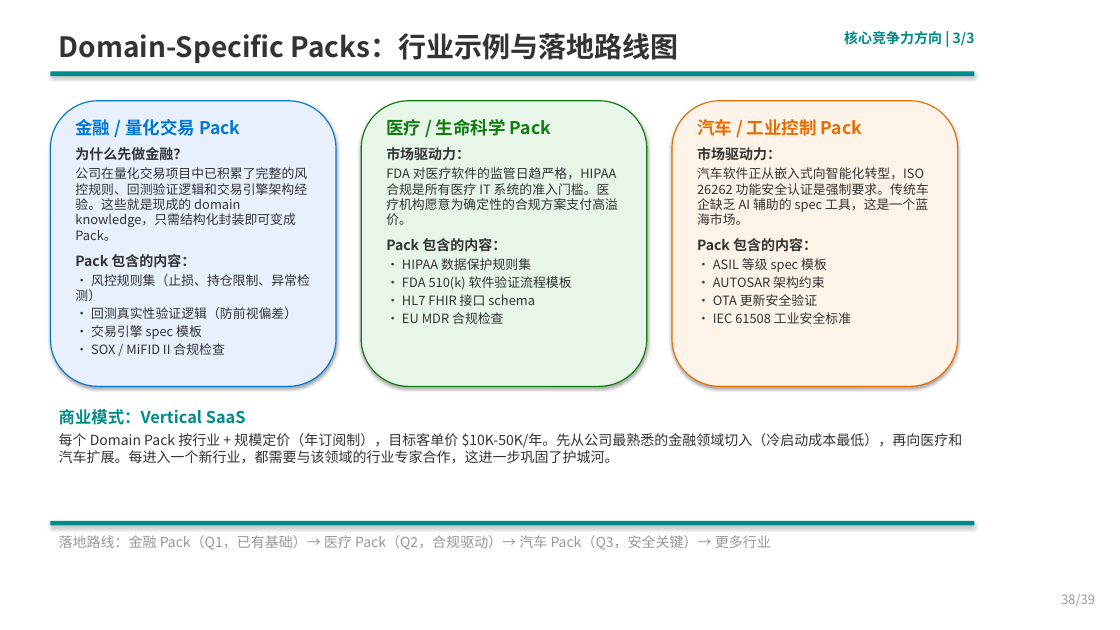
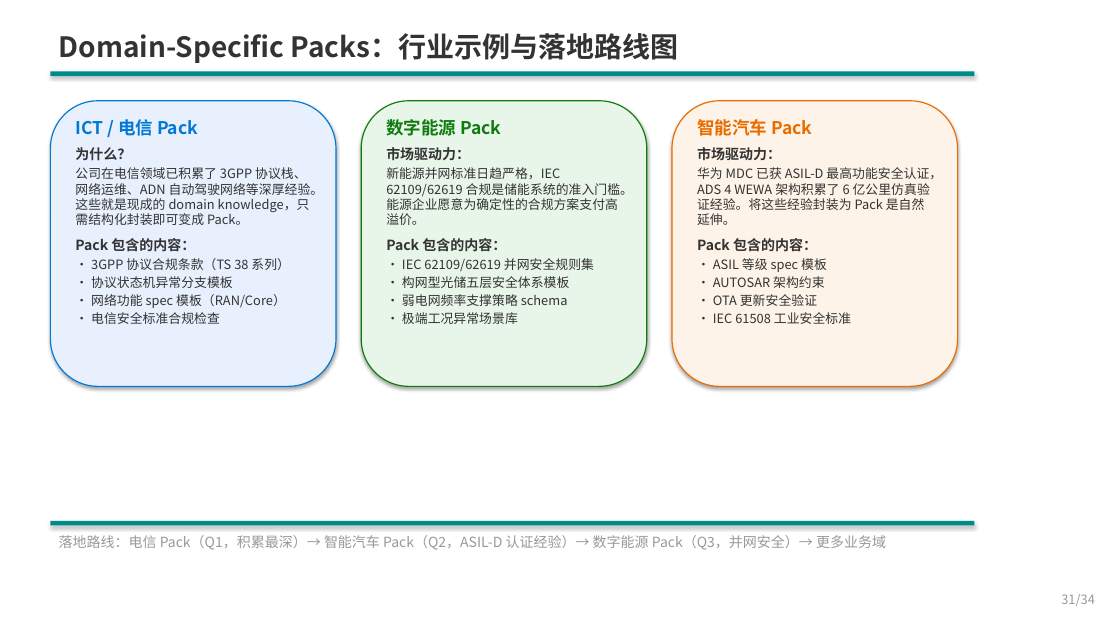
Before and after one commit to ZhifeiDou/OpenSpec_Modify, a slide deck: slide 36 of OpenSpec_技术研究汇报.pptx (slide 34 before the commit). Drawn at 1120x630 pixels with LibreOffice and Linux fonts; fonts in the diff are those of the drawing. Boxes give left, top, right and bottom in pixels: in the first picture for what was removed or moved away, otherwise in the second. Text is boxed around its words. In the diff, an @@ line names an element or a change of style, - is before the commit and + after.

```diff
--- a/OpenSpec_技术研究汇报.pptx
+++ b/OpenSpec_技术研究汇报.pptx
@@ text removed at [844,31,975,46] @@
-核心竞争力方向 | 3/3
@@ text at [75,119,323,225]: text changed @@
-金融 / 量化交易 Pack
-为什么先做金融？
-公司在量化交易项目中已积累了完整的风控规则、回测验证逻辑和交易引擎架构经验。这些就是现成的 domain knowledge，只需结构化封装即可变成 Pack。
+ICT / 电信 Pack
+为什么？
+公司在电信领域已积累了 3GPP 协议栈、网络运维、ADN 自动驾驶网络等深厚经验。这些就是现成的 domain knowledge，只需结构化封装即可变成 Pack。
@@ text at [386,119,501,136]: text changed @@
-医疗 / 生命科学 Pack
+数字能源 Pack
@@ text at [697,119,812,136]: text changed @@
-汽车 / 工业控制 Pack
+智能汽车 Pack
@@ text at [386,167,633,225]: text changed @@
-FDA 对医疗软件的监管日趋严格，HIPAA 合规是所有医疗 IT 系统的准入门槛。医疗机构愿意为确定性的合规方案支付高溢价。
+新能源并网标准日趋严格，IEC 62109/62619 合规是储能系统的准入门槛。能源企业愿意为确定性的合规方案支付高溢价。
@@ text at [697,167,942,225]: text changed @@
-汽车软件正从嵌入式向智能化转型，ISO 26262 功能安全认证是强制要求。传统车企缺乏 AI 辅助的 spec 工具，这是一个蓝海市场。
+华为 MDC 已获 ASIL-D 最高功能安全认证，ADS 4 WEWA 架构积累了 6 亿公里仿真验证经验。将这些经验封装为 Pack 是自然延伸。
@@ text at [91,258,290,324]: text changed @@
-• 风控规则集（止损、持仓限制、异常检测）
-• 回测真实性验证逻辑（防前视偏差）
-• 交易引擎 spec 模板
-• SOX / MiFID II 合规检查
+• 3GPP 协议合规条款（TS 38 系列）
+• 协议状态机异常分支模板
+• 网络功能 spec 模板（RAN/Core）
+• 电信安全标准合规检查
@@ text at [402,258,594,324]: text changed @@
-• HIPAA 数据保护规则集
-• FDA 510(k) 软件验证流程模板
-• HL7 FHIR 接口 schema
-• EU MDR 合规检查
+• IEC 62109/62619 并网安全规则集
+• 构网型光储五层安全体系模板
+• 弱电网频率支撑策略 schema
+• 极端工况异常场景库
@@ text removed at [59,409,963,463] @@
-商业模式：Vertical SaaS
-每个 Domain Pack 按行业 + 规模定价（年订阅制），目标客单价 $10K-50K/年。先从公司最熟悉的金融领域切入（冷启动成本最低），再向医疗和汽车扩展。每进入一个新行业，都需要与该领域的行业专家合作，这进一步巩固了护城河。
@@ text at [59,535,886,550]: text changed @@
-落地路线：金融 Pack（Q1，已有基础）→ 医疗 Pack（Q2，合规驱动）→ 汽车 Pack（Q3，安全关键）→ 更多行业
+落地路线：电信 Pack（Q1，积累最深）→ 智能汽车 Pack（Q2，ASIL-D 认证经验）→ 数字能源 Pack（Q3，并网安全）→ 更多业务域
@@ text at [1061,594,1095,606]: text changed @@
-38/39
+31/34
```
Also in this commit, not shown: 23 other slides changed, 13 slides added, 11 slides removed.
